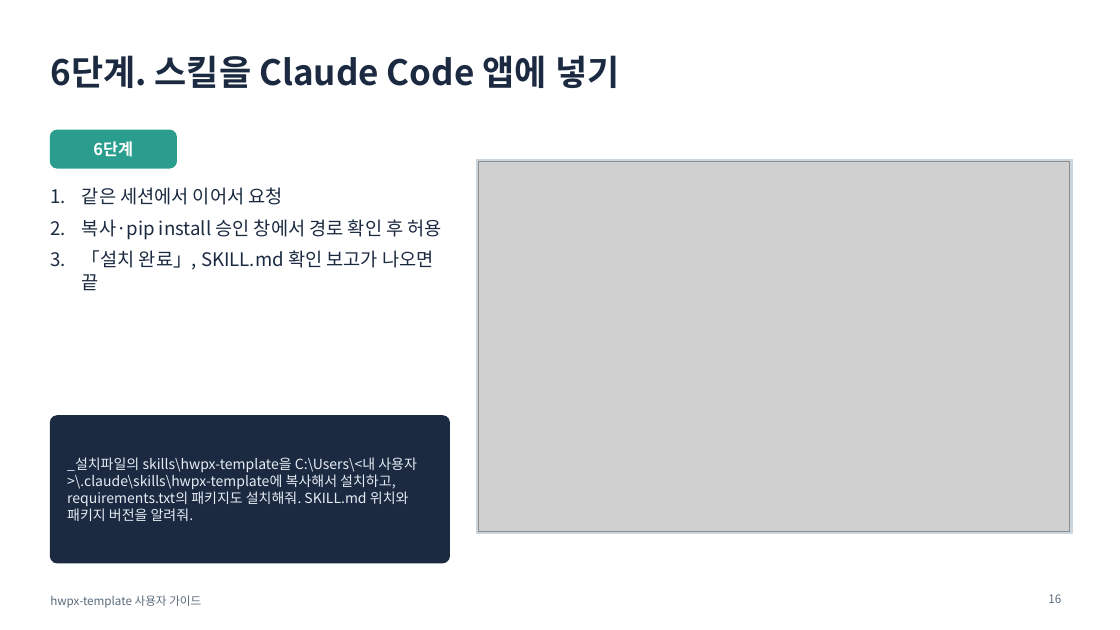
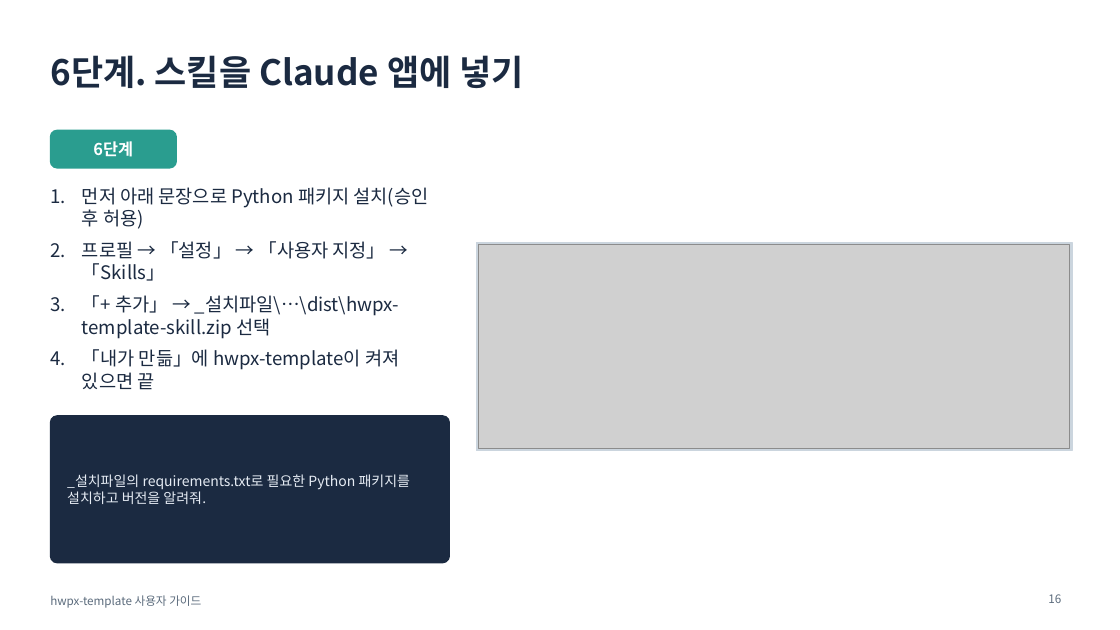
Before and after one commit to emilyJ7/hwpx-template-public, a slide deck: slide 16 of docs/사용자가이드.pptx. Drawn at 1120x630 pixels with LibreOffice and Linux fonts; fonts in the diff are those of the drawing; grey boxes stand for pictures. Boxes give left, top, right and bottom in pixels: in the first picture for what was removed or moved away, otherwise in the second. Text is boxed around its words. In the diff, an @@ line names an element or a change of style, - is before the commit and + after.

```diff
--- a/docs/사용자가이드.pptx
+++ b/docs/사용자가이드.pptx
@@ title at [50,55,523,88]: text changed @@
-6단계. 스킬을 Claude Code 앱에 넣기
+6단계. 스킬을 Claude 앱에 넣기
@@ text at [82,187,429,390]: text changed @@
-1. 같은 세션에서 이어서 요청
-2. 복사·pip install 승인 창에서 경로 확인 후 허용
-3. 「설치 완료」, SKILL.md 확인 보고가 나오면 끝
+1. 먼저 아래 문장으로 Python 패키지 설치(승인 후 허용)
+2. 프로필 → 「설정」 → 「사용자 지정」 → 「Skills」
+3. 「+ 추가」 → _설치파일\…\dist\hwpx-template-skill.zip 선택
+4. 「내가 만듦」에 hwpx-template이 켜져 있으면 끝
@@ rectangle: place and size @@
-rectangle at [476,160,1072,534]
+rectangle at [476,243,1072,451]
@@ picture: place and size @@
-picture at [479,162,1070,532]
+picture at [479,245,1070,449]
@@ text at [67,474,410,504]: text changed @@
-_설치파일의 skills\hwpx-template을 C:\Users\<내 사용자>\.claude\skills\hwpx-template에 복사해서 설치하고, requirements.txt의 패키지도 설치해줘. SKILL.md 위치와 패키지 버전을 알려줘.
+_설치파일의 requirements.txt로 필요한 Python 패키지를 설치하고 버전을 알려줘.
```
Also in this commit, not shown: 2 other slides changed, 8 other files.
